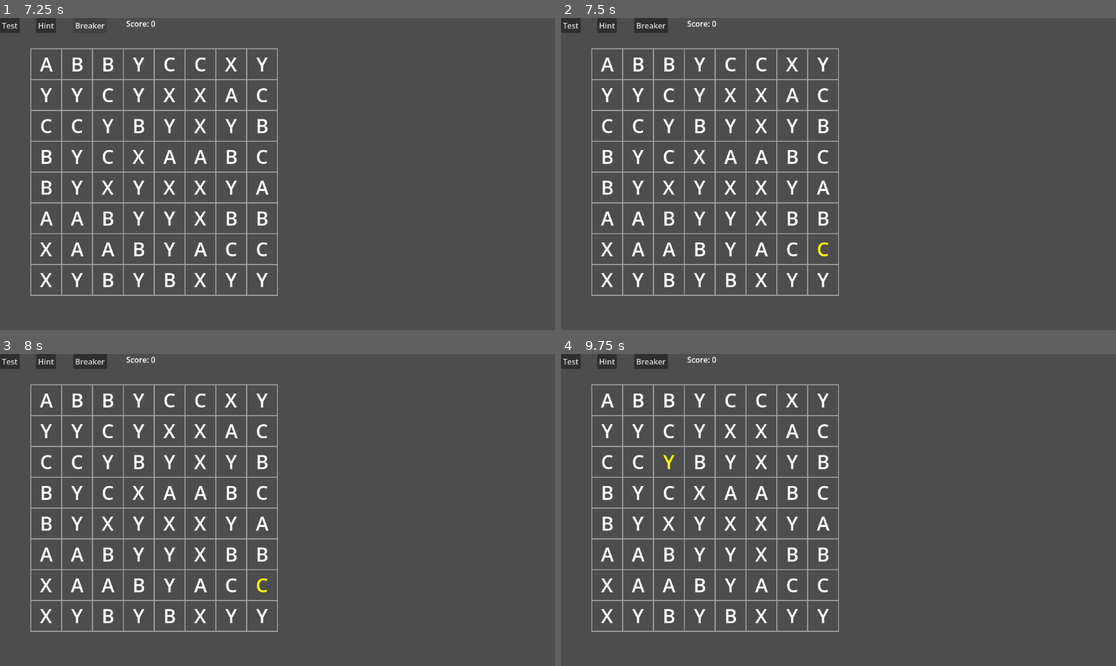
Above: before the commit, frames 1-4 (two rows, left to right).
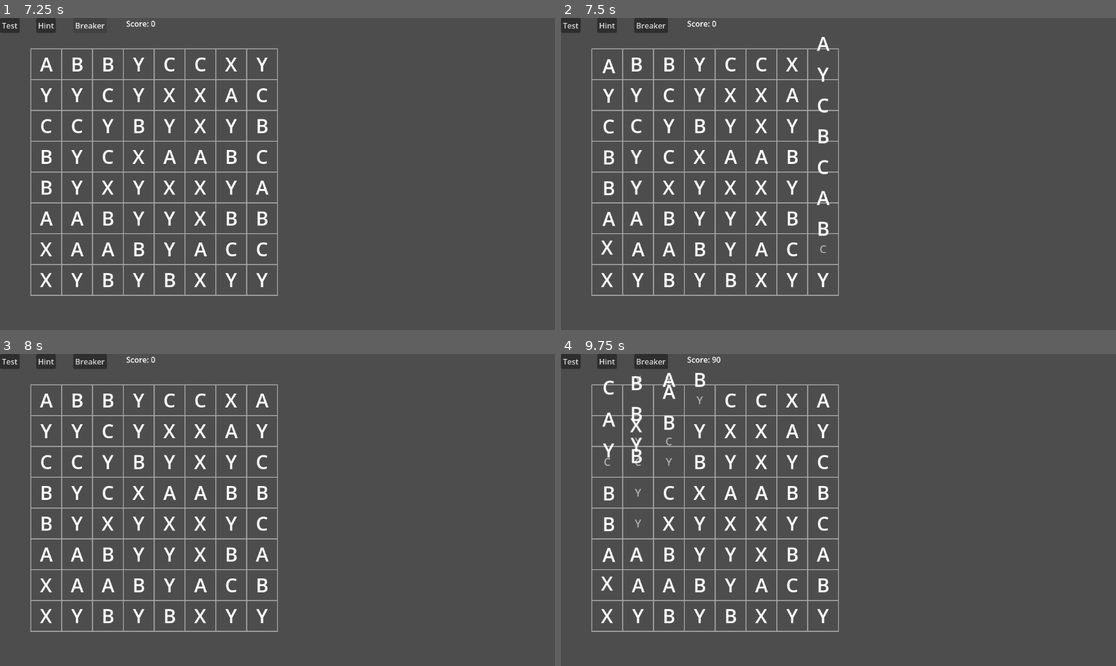
Above: after the commit, the same moments.

Repository: fehudma/godot_projects
Game: Godot game, scene res://Scenes/game.tscn
Same seed, same stepped clock (60 frames per second), same inputs: the game is played once before the commit and once after it.
Inputs (mouse positions are in pixels of both pictures, inside the frame that each line leads up to):
- Up to frame 1 (7.25 s): click "Test" at 0.5 s; click "Hint" at 1.25 s; click "Breaker" at 2 s; click "Test" at 2.75 s; click "Hint" at 3.5 s; click "Breaker" at 4.25 s; click "Test" at 5 s; click "Hint" at 5.75 s; click "Breaker" at 6.5 s
- Up to frame 2 (7.5 s): tap Enter at 7.25 s; move the mouse to (810, 236) at 7.27 s; click (810, 236) at 7.42 s
- Up to frame 3 (8 s): no input
- Up to frame 4 (9.75 s): tap Space at 8 s; move the mouse to (1005, 556) at 8.02 s; click (1005, 556) at 8.17 s; click "Breaker" (after the commit: "Breaker: ON") at 8.75 s; tap Enter at 9.5 s; move the mouse to (672, 463) at 9.52 s; click (672, 463) at 9.67 s

Frame 1 is identical in both runs. In frame 2, 1.4% of the frame differs, in the area x 7-49%, y 6-77%; in frame 3, 0.4%; in frame 4, 1.8%, in the area x 7-49%, y 0-77%.

Commit message:
Count matched pieces toward the next Breaker

Diff:
--- a/Scenes/board.gd
+++ b/Scenes/board.gd
@@ -20,6 +20,9 @@
 ]
 
 const POINTS_PER_PIECE: int = 10
+
+const BREAKER_PIECES_REQUIRED: int = 30
+const MAX_BREAKERS: int = 5
 #==========================onreadies
 @onready var breaker_button: Button = $"../BreakerButton"
 @onready var score_label: Label = $"../ScoreLabel"
@@ -37,7 +40,8 @@
 
 var score: int = 0
 
-var breakers_remaining: int = 0
+var breakers_remaining: int = 3
+var pieces_cleared_toward_breaker: int = 0
 #==========================HELPERS
 #
 func grid_to_pixel(column: int, row: int) -> Vector2:
@@ -504,7 +508,9 @@
 #Give points only for actual matches
 func add_score_for_match(matched_pieces: Array[Piece]) -> void:
 	score += matched_pieces.size() * POINTS_PER_PIECE
+	pieces_cleared_toward_breaker += matched_pieces.size()
 	update_score_display()
+	print("Breaker progress: ", pieces_cleared_toward_breaker)
 
 #Animate matched pieces disappearing
 func play_remove_animation() -> void:
